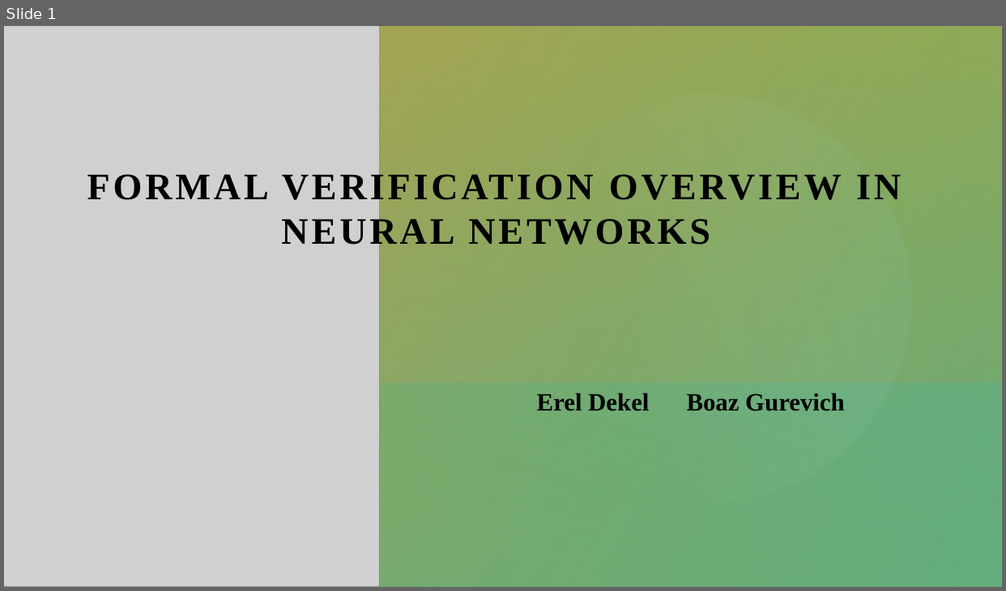
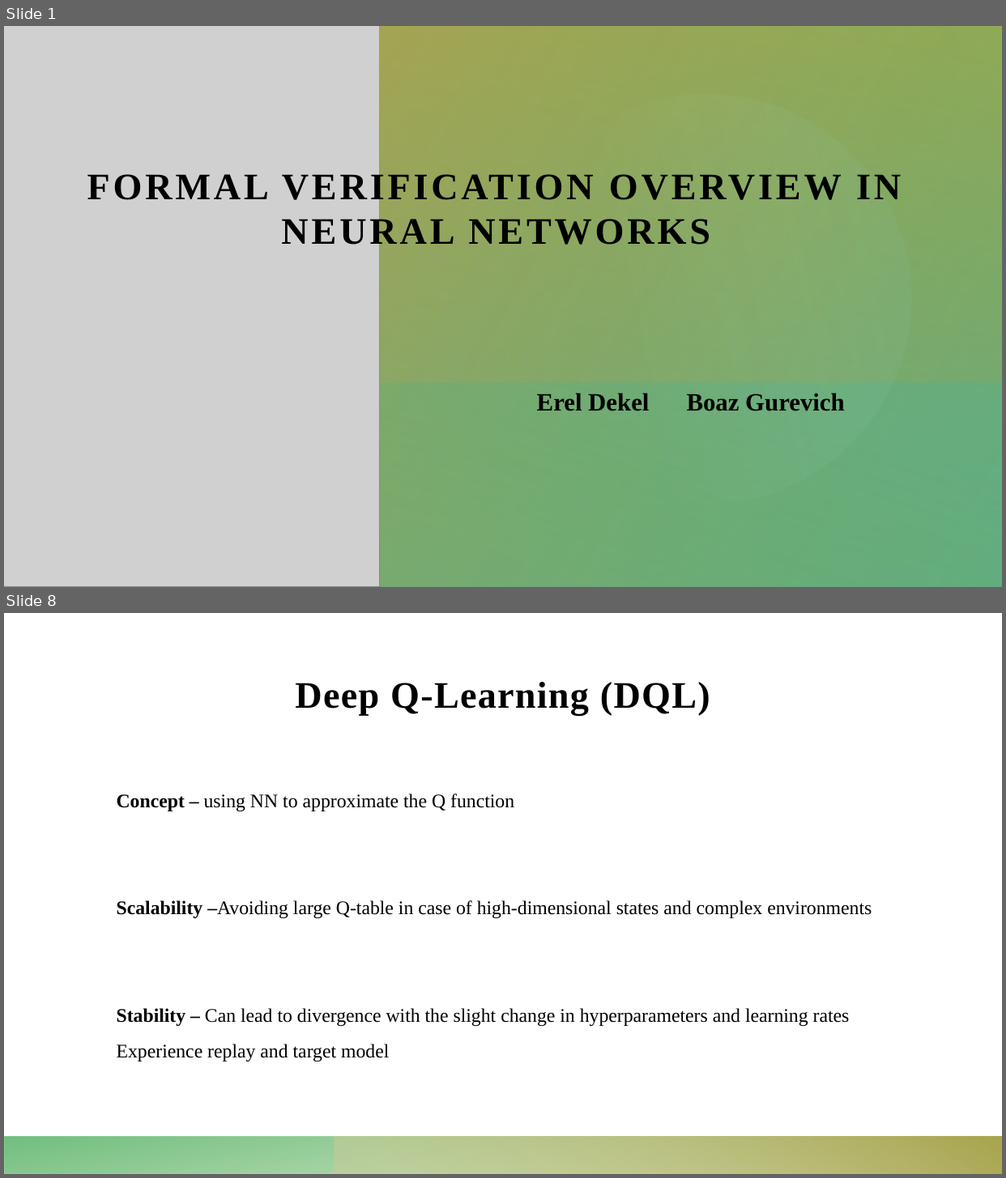
Before and after one commit to Dekel23/Sokoban-DRL, a slide deck: presentation.pptx. Shown one above the other, each under a label of ours: slide 1 before the commit, slides 1 and 8 after it; the slides between them are not shown. The pictures are 1006x591 and 1006x1178 pixels, drawn with LibreOffice and Linux fonts; fonts in the diff are those of the drawing; grey boxes stand for pictures. Boxes give left, top, right and bottom in pixels: in the first picture for what was removed or moved away, otherwise in the second. Text is boxed around its words. In the diff, an @@ line names an element or a change of style, - is before the commit and + after.

```diff
--- a/presentation.pptx
+++ b/presentation.pptx
@@ slide 8 added at box(4, 613, 1002, 1174), background #FFFFFF; not listed: 2 template elements that a slide beside it also shows @@
@@ title added at box(295, 682, 710, 715), 36 pt, text #000000, bold @@
+Deep Q-Learning (DQL)
@@ text added at box(117, 794, 872, 1062), 18.5 pt, text #000000 @@
+Concept – using NN to approximate the Q function
+Scalability –Avoiding large Q-table in case of high-dimensional states and complex environments
+Stability – Can lead to divergence with the slight change in hyperparameters and learning rates
+Experience replay and target model
```
Also in this commit, not shown: 3 slides changed, 3 other slides added, 9 other files.
